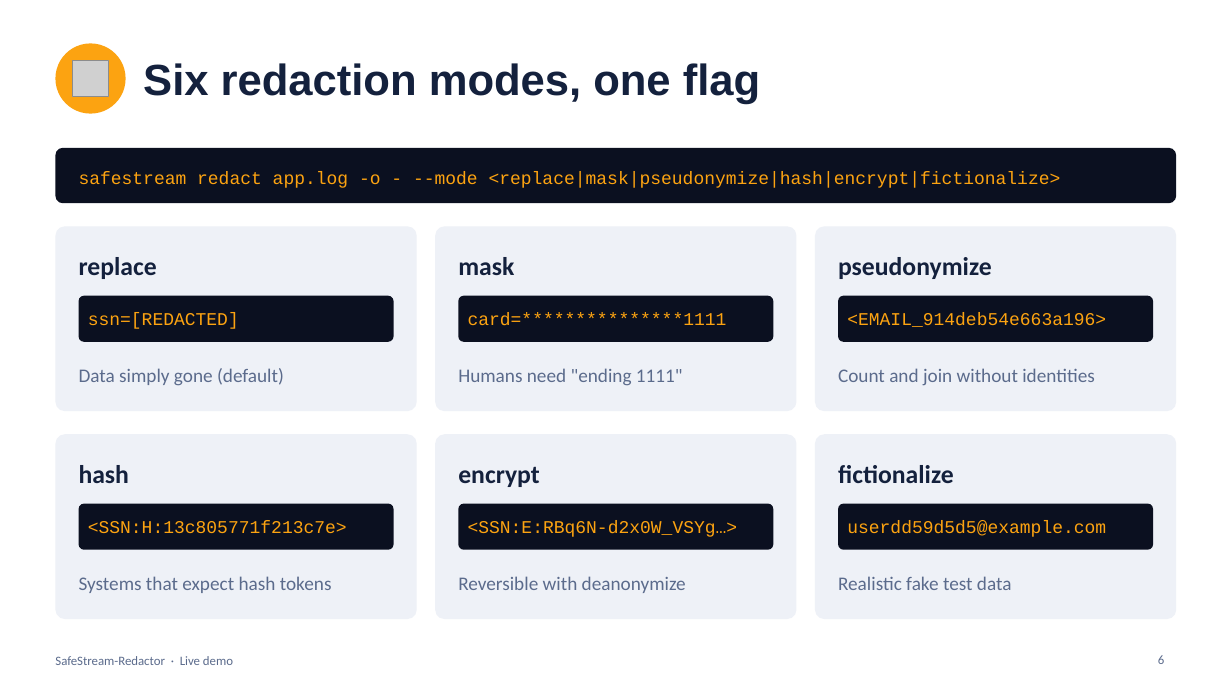
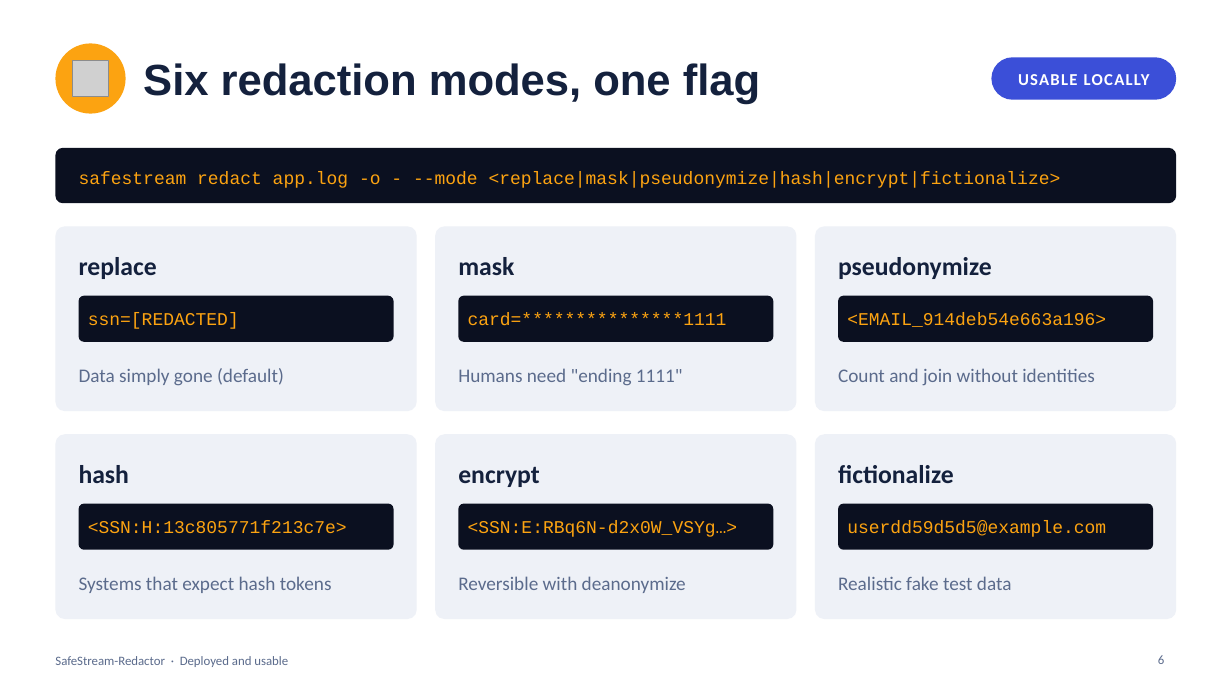
Before and after one commit to MounishSenisetty/SafeStream-Redactor, a slide deck: slide 6 of docs/SafeStream-Redactor-Demo.pptx. Drawn at 1232x693 pixels with LibreOffice and Linux fonts; fonts in the diff are those of the drawing; grey boxes stand for pictures. Boxes give left, top, right and bottom in pixels: in the first picture for what was removed or moved away, otherwise in the second. Text is boxed around its words. In the diff, an @@ line names an element or a change of style, - is before the commit and + after.

```diff
--- a/docs/SafeStream-Redactor-Demo.pptx
+++ b/docs/SafeStream-Redactor-Demo.pptx
@@ rounded rectangle added at bbox=[992, 57, 1177, 100], fill #3B4FD8 @@
@@ text added at bbox=[1018, 74, 1150, 85], 13 pt, text #FFFFFF, bold @@
+USABLE LOCALLY
@@ text at bbox=[55, 656, 288, 667]: text changed @@
-SafeStream-Redactor · Live demo
+SafeStream-Redactor · Deployed and usable
```
Also in this commit, not shown: 14 other slides changed, 1 slide added, 1 slide removed.
